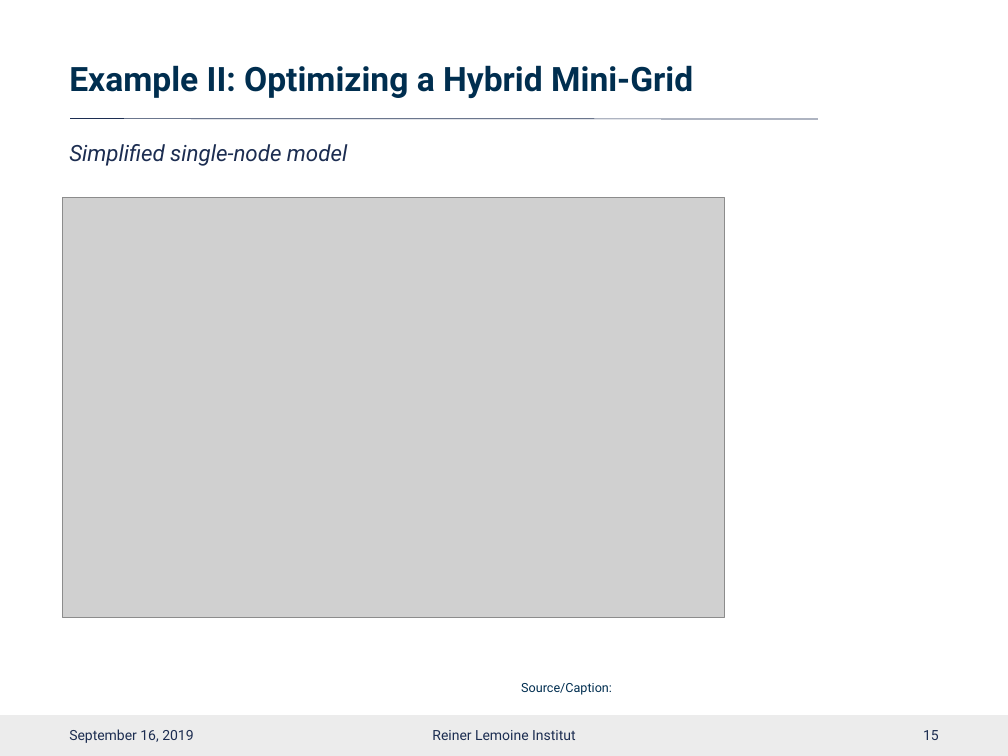
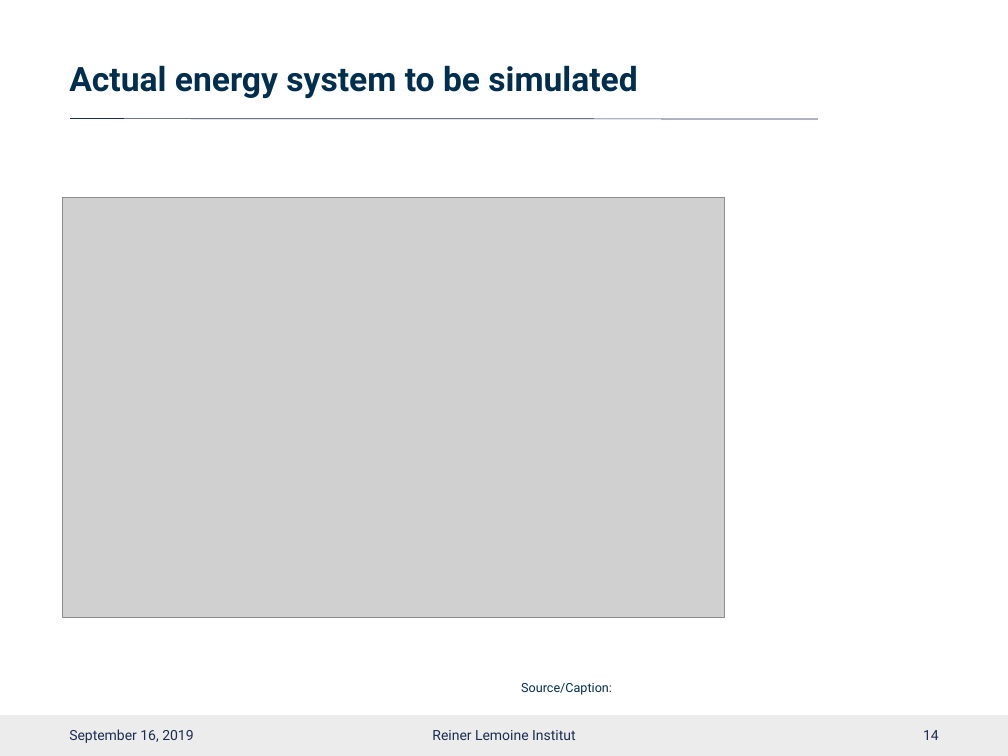
Before and after one commit to smartie2076/oemof_workshop, a slide deck: slide 15 of Oemof_Workshop_03_Basics.pptx (slide 16 before the commit). Drawn at 1008x756 pixels with LibreOffice and Linux fonts; fonts in the diff are those of the drawing; grey boxes stand for pictures; background and template pictures are left out. Boxes give left, top, right and bottom in pixels: in the first picture for what was removed or moved away, otherwise in the second. Text is boxed around its words. In the diff, an @@ line names an element or a change of style, - is before the commit and + after.

```diff
--- a/Oemof_Workshop_03_Basics.pptx
+++ b/Oemof_Workshop_03_Basics.pptx
@@ title at box(69, 65, 637, 98): text changed @@
-Example II: Optimizing a Hybrid Mini-Grid
+Actual energy system to be simulated
@@ text removed at box(69, 144, 347, 166) @@
-Simplified single-node model
@@ page number at box(923, 730, 939, 740): text changed @@
-15
+14
```
Also in this commit, not shown: 17 other slides changed, 1 slide added, 1 slide removed, 4 other files.
